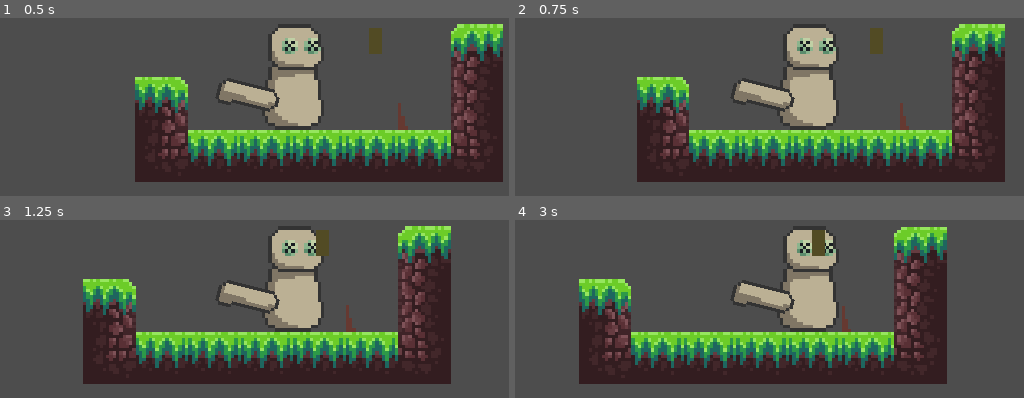
Above: before the commit, frames 1-4 (two rows, left to right).
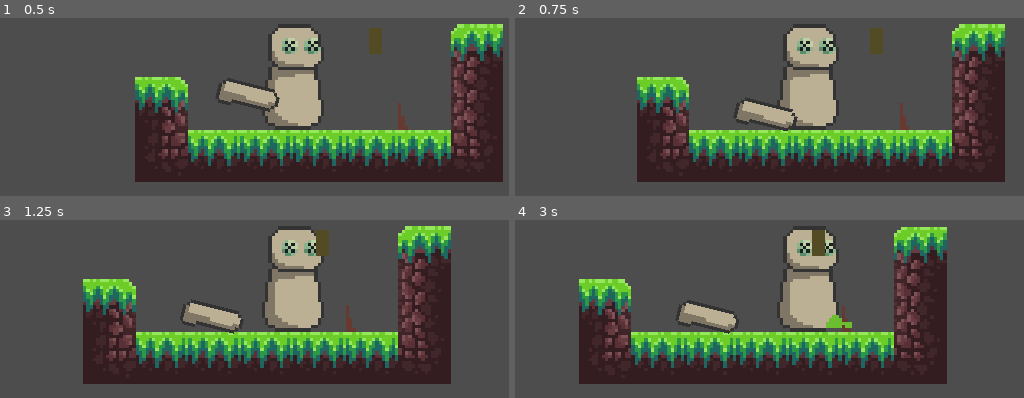
Above: after the commit, the same moments.

Repository: cronix1000/New-Year-New-Skills-Game-Jam
Game: Godot game, scene res://Scenes/Main/Main.tscn
The game is run twice, just before and just after one commit, with the same random seed, the same clock (stepped at 60 frames per second) and the same inputs.
Inputs (mouse positions are in pixels of both pictures, inside the frame that each line leads up to):
- Up to frame 1 (0.5 s): no input
- Up to frame 2 (0.75 s): tap Enter at 0.5 s; move the mouse to (983, 55) at 0.52 s; hold D (Right) from 0.53 s (still down); tap 1 (drop1) at 0.6 s
- Up to frame 3 (1.25 s): keep holding D (Right)
- Up to frame 4 (3 s): move the mouse to (647, 301) at 1.27 s; tap 1 (drop1) at 1.35, 2.3, 2.85 s; move the mouse to (outside the picture) at 2.02 s; release D (Right) at 2.03 s; hold A (Left) 2.03-2.78 s; tap E (interact) at 2.1 s; move the mouse to (769, 367) at 2.77 s; hold D (Right) from 2.78 s (still down)

Frame 1 is identical in both runs. In frame 2, 2.6% of the frame differs, in the area x 42-56%, y 33-64%; in frame 3, 3.0%; in frame 4, 3.2%, in the area x 31-67%, y 33-65%.

Commit message:
added drop Arm1

Diff:
--- a/Scenes/Limbs/Arm1.tscn
+++ b/Scenes/Limbs/Arm1.tscn
@@ -1,6 +1,9 @@
-[gd_scene load_steps=6 format=3 uid="uid://co2qucrntxhjf"]
+[gd_scene load_steps=7 format=3 uid="uid://co2qucrntxhjf"]
 
 [ext_resource type="Texture2D" uid="uid://bp5cgloydkeu1" path="res://Assets/Using/playerArm.png" id="1_t6wsn"]
+
+[sub_resource type="RectangleShape2D" id="RectangleShape2D_cj84r"]
+size = Vector2(19, 11)
 
 [sub_resource type="AtlasTexture" id="AtlasTexture_210lr"]
 atlas = ExtResource("1_t6wsn")
@@ -91,8 +94,12 @@
 }
 
 [node name="Arm1" type="CharacterBody2D"]
+collision_layer = 8
+collision_mask = 0
 
 [node name="CollisionShape2D" type="CollisionShape2D" parent="."]
+position = Vector2(-9.5, -2.5)
+shape = SubResource("RectangleShape2D_cj84r")
 
 [node name="Sprite2D" type="Sprite2D" parent="."]
 position = Vector2(-9, -5)
--- a/Scenes/Player/PickupComponent.gd
+++ b/Scenes/Player/PickupComponent.gd
@@ -9,7 +9,7 @@
 
 
 func _ready():
-	if !player:
+	if not player:
 		player = owner
 	body_entered.connect(func(_body): is_pickup_in_range = true; targeting_limb = _body)
 	body_exited.connect(func(_body): is_pickup_in_range = false; targeting_limb = null)
@@ -23,9 +23,28 @@
 	if Input.is_action_just_released("interact"):
 		hold_timer.stop()
 
+	var limb = null
+	# Release Arm1
+	if Input.is_action_just_pressed("drop1"):
+		if not player.get_node("Limbs/Arm1").get_children().is_empty():
+			limb = player.get_node("Limbs/Arm1").get_children()[0]
+			player.get_node("Limbs/Arm1").remove_child(limb)
+			PlayerStats.limbs["Arm1"] = null
+			# todo: remove limb from playerstats
+	# Release Arm2
+
+	# Release Arm3
+
+	# Release Arm4
+
+	if limb:
+		get_tree().current_scene.add_child(limb)
+		limb.global_position = Vector2(player.global_position.x, player.global_position.y +14)
+
 
 func pickup():
 	if targeting_limb:
 		var _name = targeting_limb.name
 		PlayerStats.limbs[_name] = _name
 		PlayerStats.emit_signal("limb_changed", _name)
+		targeting_limb.queue_free()
--- a/Scenes/Player/Player.gd
+++ b/Scenes/Player/Player.gd
@@ -57,7 +57,7 @@
 
 	if(arm2_node != null):
 		Arm1.add_child(arm2_node)
-	if(arm2_node != null):
+	if(arm1_node != null):
 		Arm2.add_child(arm1_node)
 	if(leg2_node != null):
 		Leg1.add_child(leg2_node)
